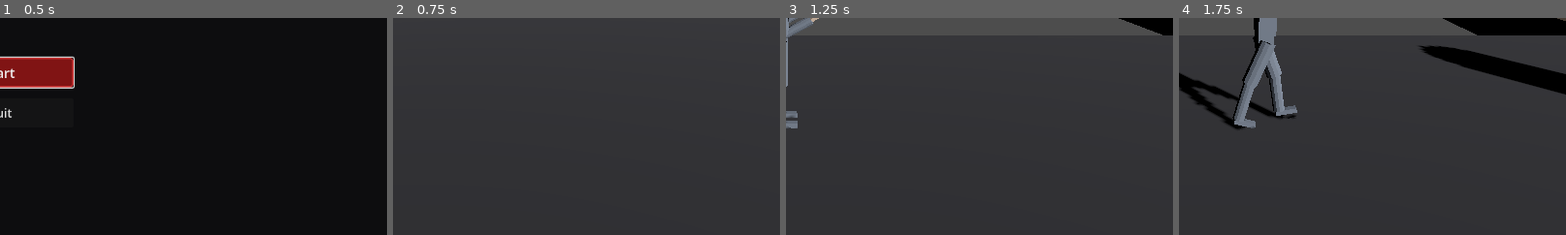
Above: before the commit, frames 1-4 (left to right).
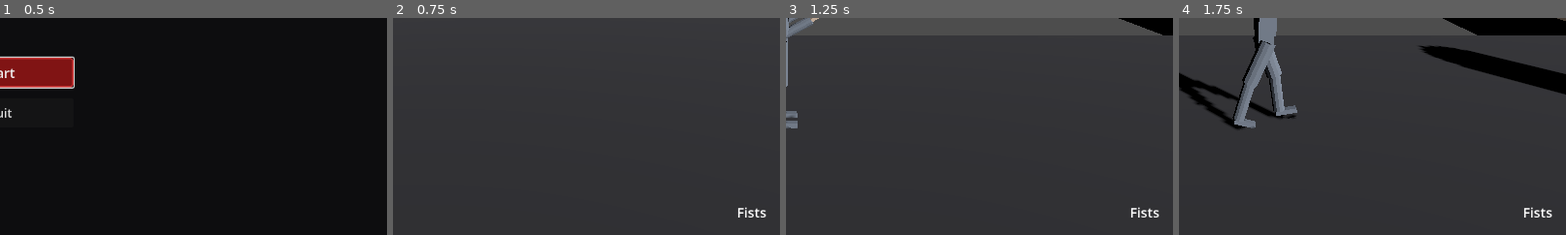
Above: after the commit, the same moments.

Repository: Natkiio/union-city-3d-remake
Game: Godot game, scene res://scenes/ui/main_menu.tscn
Same seed, same stepped clock (60 frames per second), same inputs: the game is played once before the commit and once after it.
Inputs (mouse positions are % of the whole screen's width and height, from its top left):
- Up to frame 1 (0.5 s): no input
- Up to frame 2 (0.75 s): click "Start" at 0.5 s
- Up to frame 3 (1.25 s): no input
- Up to frame 4 (1.75 s): tap Enter at 1.25 s; move the mouse to (72, 45) at 1.27 s; hold D (move_right) from 1.28 s (still down); tap Space (attack) at 1.35 s
The pictures show only the part of the screen within x 50-100%, y 50-100%; the shares and areas given below are measured in that part.

Frame 1 is identical in both runs. In frame 2, 0.2% of the frame differs, in the area x 89-97%, y 87-92%; in frame 3, 0.2%; in frame 4, 0.2%.

Commit message:
Show equipped weapon and pistol ammo in the bottom-right HUD
A second HUD label reads player.equipped_weapon every frame and shows
"Fists", or "Pistol" with "Ammo: N" from the Pistol Ammo inventory
count. The ammo line turns red when the pistol is empty. The label only
updates when the weapon or ammo count changes.

Verified with a headless SceneTree harness that instantiated
scenes/main.tscn and read the real WeaponLabel text:

PASS a) fists shows Fists only  (text="Fists")
PASS b) pistol shows Pistol + Ammo: 5  (text="Pistol\nAmmo: 5")
PASS c) after removing 2 shows Ammo: 3  (text="Pistol\nAmmo: 3")
PASS d) empty shows Ammo: 0  (text="Pistol\nAmmo: 0")
PASS d) empty applies red font  (override=true)
RESULT: ALL PASS (0 failure(s))

Also: --import --quit, --quit-after 30 (menu) and --quit-after 60
scenes/main.tscn all load with no script errors.

Diff:
--- a/scenes/ui/hud.tscn
+++ b/scenes/ui/hud.tscn
@@ -12,3 +12,19 @@
 offset_bottom = 80.0
 theme_override_font_sizes/font_size = 20
 text = "Items: 0"
+
+[node name="WeaponLabel" type="Label" parent="."]
+anchor_left = 1.0
+anchor_top = 1.0
+anchor_right = 1.0
+anchor_bottom = 1.0
+offset_left = -260.0
+offset_top = -100.0
+offset_right = -20.0
+offset_bottom = -20.0
+grow_horizontal = 0
+grow_vertical = 0
+theme_override_font_sizes/font_size = 20
+horizontal_alignment = 2
+vertical_alignment = 2
+text = "Fists"
--- a/scripts/hud.gd
+++ b/scripts/hud.gd
@@ -1,13 +1,34 @@
 extends CanvasLayer
 ## Tiny HUD: inventory count, weight, and last picked up item.
 ## Press "toggle_inventory" (I) for the full inventory screen.
+## Bottom-right: equipped weapon, plus pistol ammo when the pistol is out.
 
 @onready var label: Label = $Label
+@onready var weapon_label: Label = $WeaponLabel
+
+var player = null
+var shown_weapon: String = ""
+var shown_ammo: int = -1
 
 func _ready() -> void:
 	Inventory.item_added.connect(_on_item_added)
 	Inventory.inventory_changed.connect(_on_inventory_changed)
 	_refresh("")
+
+func _process(_delta: float) -> void:
+	if not is_instance_valid(player):
+		player = get_tree().get_first_node_in_group("player")
+	if player == null:
+		return
+	var weapon: String = player.equipped_weapon
+	var ammo: int = -1
+	if weapon == "pistol":
+		ammo = Inventory.items.get("Pistol Ammo", {}).get("count", 0)
+	if weapon == shown_weapon and ammo == shown_ammo:
+		return
+	shown_weapon = weapon
+	shown_ammo = ammo
+	_refresh_weapon()
 
 func _on_item_added(item_name: String) -> void:
 	_refresh(item_name)
@@ -20,3 +41,14 @@
 	if last_item != "":
 		text += "\nPicked up: %s" % last_item
 	label.text = text
+
+func _refresh_weapon() -> void:
+	if shown_weapon == "pistol":
+		weapon_label.text = "Pistol\nAmmo: %d" % shown_ammo
+		if shown_ammo == 0:
+			weapon_label.add_theme_color_override("font_color", Color.RED)
+		else:
+			weapon_label.remove_theme_color_override("font_color")
+	else:
+		weapon_label.text = "Fists"
+		weapon_label.remove_theme_color_override("font_color")
